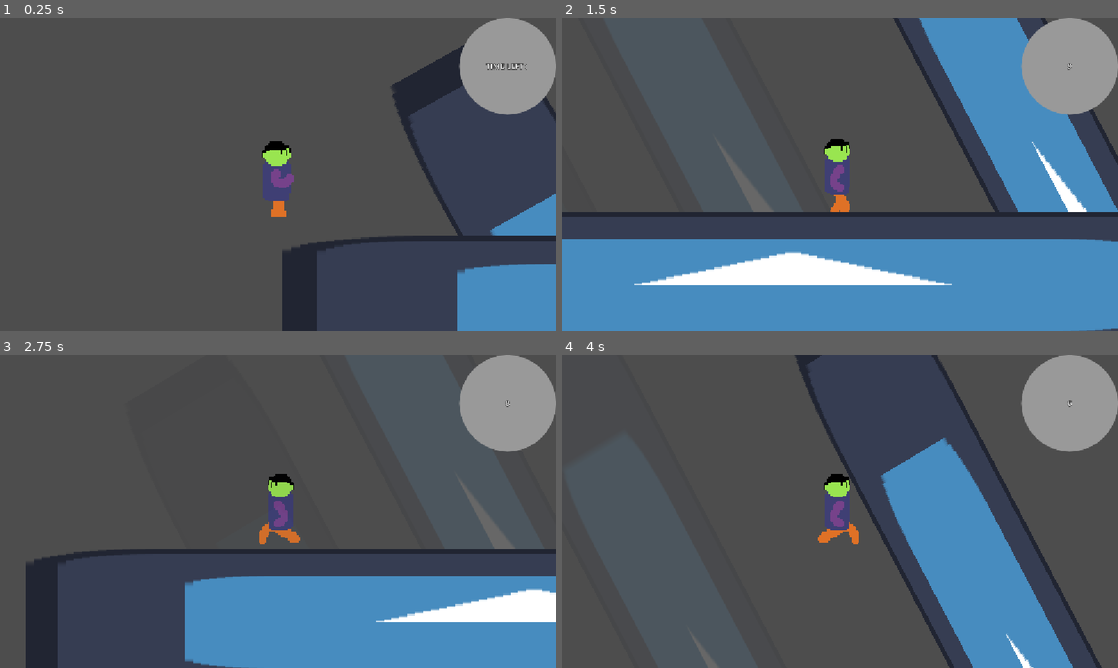
Above: before the commit, frames 1-4 (two rows, left to right).
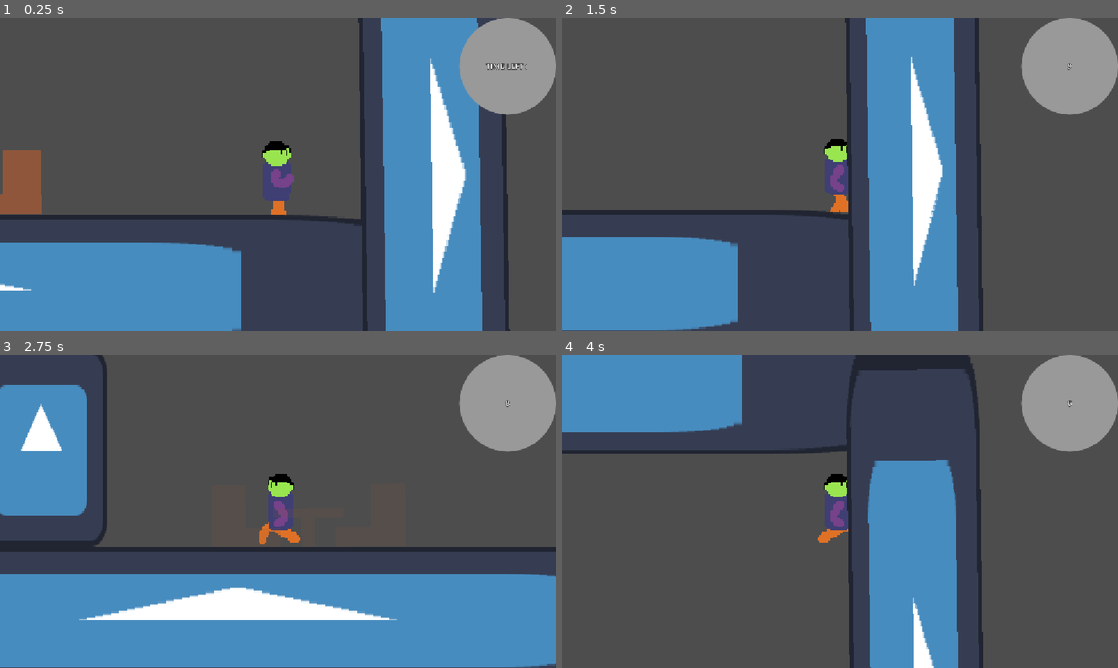
Above: after the commit, the same moments.

Repository: Tre1222/SHIFT
Game: Godot game, scene res://scenes/starter_house.tscn
Same seed, same stepped clock (60 frames per second), same inputs: the game is played once before the commit and once after it. The engine's default icon, where the game draws it, is replaced by a stand-in: a white triangle on a blue panel in a dark square.
Inputs:
- Up to frame 1 (0.25 s): no input
- Up to frame 2 (1.5 s): hold E (interact) 0.53-1.28 s; hold D (right) from 0.53 s (still down); tap Space (jump) at 0.77 s; tap E (interact) at 1.35 s
- Up to frame 3 (2.75 s): tap Space (jump) at 1.52 s; release D (right) at 2.03 s; hold A (left) from 2.03 s (still down); hold E (interact) from 2.03 s (still down)
- Up to frame 4 (4 s): release A (left) at 2.78 s; release E (interact) at 2.78 s; hold D (right) from 2.78 s (still down); tap E (interact) at 2.85 s; tap Space (jump) at 3.02, 3.77 s; hold E (interact) from 3.53 s (still down)

The runs differ from the first frame. In frame 1, 38% of the frame differs, in the area x 0-100%, y 0-100%; in frame 2, 40%; in frame 3, 25%; in frame 4, 26%.

Commit message:
started working on walking out the door to work. its bugged and not detecting

Diff:
--- a/project.godot
+++ b/project.godot
@@ -26,6 +26,10 @@
 [dotnet]
 
 project/assembly_name="SHIFT"
+
+[global_group]
+
+player=""
 
 [input]
 
--- a/scenes/player.tscn
+++ b/scenes/player.tscn
@@ -71,7 +71,7 @@
 [sub_resource type="RectangleShape2D" id="RectangleShape2D_fjrip"]
 size = Vector2(14, 47)
 
-[node name="Player" type="CharacterBody2D" unique_id=1509252998]
+[node name="Player" type="CharacterBody2D" unique_id=1509252998 groups=["player"]]
 z_index = -3
 script = ExtResource("1_g2els")
 speed = 400
--- /dev/null
+++ b/scenes/stairs.tscn
@@ -0,0 +1,26 @@
+[gd_scene format=3 uid="uid://ba0k8hvliw6ua"]
+
+[ext_resource type="Script" uid="uid://blawcopm4uomp" path="res://scripts/stairs.gd" id="1_qpode"]
+[ext_resource type="Texture2D" uid="uid://c213nlwfisil" path="res://assets/icon.svg" id="1_tpqne"]
+
+[sub_resource type="RectangleShape2D" id="RectangleShape2D_n6g7h"]
+size = Vector2(91, 128)
+
+[node name="stairs" type="Area2D" unique_id=1710332129]
+z_index = -4
+script = ExtResource("1_qpode")
+
+[node name="Sprite2D" type="Sprite2D" parent="." unique_id=412357056]
+scale = Vector2(0.70373553, 0.99100524)
+texture = ExtResource("1_tpqne")
+
+[node name="CollisionShape2D" type="CollisionShape2D" parent="." unique_id=1322052327]
+position = Vector2(0.5, 0)
+shape = SubResource("RectangleShape2D_n6g7h")
+
+[node name="Cooldown" type="Timer" parent="." unique_id=65883885]
+one_shot = true
+
+[connection signal="body_entered" from="." to="." method="_on_body_entered"]
+[connection signal="body_exited" from="." to="." method="_on_body_exited"]
+[connection signal="timeout" from="Cooldown" to="." method="_on_cooldown_timeout"]
--- a/scenes/starter_house.tscn
+++ b/scenes/starter_house.tscn
@@ -2,23 +2,29 @@
 
 [ext_resource type="Texture2D" uid="uid://c213nlwfisil" path="res://assets/icon.svg" id="1_caunk"]
 [ext_resource type="PackedScene" uid="uid://ku43kpxjl3ra" path="res://scenes/player.tscn" id="2_bbjjl"]
+[ext_resource type="Texture2D" uid="uid://by0s6mpmmppip" path="res://assets/table.png" id="3_08jst"]
+[ext_resource type="PackedScene" uid="uid://ba0k8hvliw6ua" path="res://scenes/stairs.tscn" id="3_75nti"]
+[ext_resource type="Script" uid="uid://rrkc1tqj814u" path="res://scripts/end_area.gd" id="5_amsp6"]
 
 [sub_resource type="RectangleShape2D" id="RectangleShape2D_caunk"]
-size = Vector2(128, 128)
+size = Vector2(119.43163, 124.54512)
+
+[sub_resource type="RectangleShape2D" id="RectangleShape2D_08jst"]
+size = Vector2(174.87842, 104.57579)
+
+[sub_resource type="RectangleShape2D" id="RectangleShape2D_amsp6"]
+size = Vector2(123.66731, 124.54512)
+
+[sub_resource type="RectangleShape2D" id="RectangleShape2D_pidbg"]
+size = Vector2(119.43163, 124.54512)
+
+[sub_resource type="RectangleShape2D" id="RectangleShape2D_n6g7h"]
+size = Vector2(128, 132)
 
 [node name="StarterHouse" type="Node2D" unique_id=1439251550]
 
-[node name="StaticBody2D" type="StaticBody2D" parent="." unique_id=1630520285]
-position = Vector2(348.00003, 280.99997)
-scale = Vector2(5.409675, 0.7065712)
-
-[node name="Sprite2D" type="Sprite2D" parent="StaticBody2D" unique_id=898233857]
-texture = ExtResource("1_caunk")
-
-[node name="CollisionShape2D" type="CollisionShape2D" parent="StaticBody2D" unique_id=1480992010]
-shape = SubResource("RectangleShape2D_caunk")
-
 [node name="Player" parent="." unique_id=1509252998 node_paths=PackedStringArray("front_node", "middle_node", "back_node") instance=ExtResource("2_bbjjl")]
+position = Vector2(574, -70)
 front_node = NodePath("../front")
 middle_node = NodePath("../middle")
 back_node = NodePath("../back")
@@ -27,7 +33,7 @@
 
 [node name="StaticBody2D2" type="StaticBody2D" parent="front" unique_id=730857546]
 z_index = -1
-position = Vector2(270.00003, 427.00003)
+position = Vector2(323, 702)
 rotation = 1.0605706
 scale = Vector2(5.4096746, 0.7065712)
 collision_layer = 2
@@ -43,22 +49,26 @@
 
 [node name="StaticBody2D2" type="StaticBody2D" parent="middle" unique_id=1432969555]
 z_index = -2
-position = Vector2(348.00003, 280.99997)
-rotation = 1.0605706
-scale = Vector2(5.4096746, 0.7065712)
+position = Vector2(360.00003, -68)
+rotation = -0.0099931955
+scale = Vector2(0.7661516, 0.4961553)
 collision_layer = 4
 
 [node name="Sprite2D" type="Sprite2D" parent="middle/StaticBody2D2" unique_id=1677763269]
-texture = ExtResource("1_caunk")
+texture_filter = 1
+scale = Vector2(6.19, 6.19)
+texture = ExtResource("3_08jst")
 
 [node name="CollisionShape2D" type="CollisionShape2D" parent="middle/StaticBody2D2" unique_id=577843545]
-shape = SubResource("RectangleShape2D_caunk")
+position = Vector2(-0.06530762, 20.06163)
+scale = Vector2(0.99999946, 0.9999994)
+shape = SubResource("RectangleShape2D_08jst")
 
 [node name="back" type="Node2D" parent="." unique_id=254717737]
 
 [node name="StaticBody2D2" type="StaticBody2D" parent="back" unique_id=1882226553]
 z_index = -3
-position = Vector2(565, 285.00003)
+position = Vector2(644, 626)
 rotation = 1.0605706
 scale = Vector2(5.4096746, 0.7065712)
 collision_layer = 8
@@ -68,3 +78,84 @@
 
 [node name="CollisionShape2D" type="CollisionShape2D" parent="back/StaticBody2D2" unique_id=1669295101]
 shape = SubResource("RectangleShape2D_caunk")
+
+[node name="stairs" type="Node2D" parent="back" unique_id=913513561]
+
+[node name="stairs" parent="back/stairs" unique_id=1710332129 node_paths=PackedStringArray("sister_stairs") instance=ExtResource("3_75nti")]
+position = Vector2(178, -107)
+sister_stairs = NodePath("../stairs2")
+
+[node name="stairs2" parent="back/stairs" unique_id=455155767 node_paths=PackedStringArray("sister_stairs") instance=ExtResource("3_75nti")]
+position = Vector2(172, 173)
+sister_stairs = NodePath("../stairs")
+
+[node name="All" type="Node2D" parent="." unique_id=821604092]
+
+[node name="BottomFloor" type="StaticBody2D" parent="All" unique_id=1630520285]
+position = Vector2(348.00003, 280.99997)
+scale = Vector2(5.409675, 0.7065712)
+
+[node name="Sprite2D" type="Sprite2D" parent="All/BottomFloor" unique_id=898233857]
+texture = ExtResource("1_caunk")
+
+[node name="CollisionShape2D" type="CollisionShape2D" parent="All/BottomFloor" unique_id=1480992010]
+position = Vector2(2.310669, 0)
+scale = Vector2(1.0000001, 1.0000001)
+shape = SubResource("RectangleShape2D_amsp6")
+
+[node name="TopFloor" type="StaticBody2D" parent="All" unique_id=222503891]
+position = Vector2(312.00003, 1.9999695)
+scale = Vector2(5.409675, 0.7065712)
+
+[node name="Sprite2D" type="Sprite2D" parent="All/TopFloor" unique_id=89133453]
+texture = ExtResource("1_caunk")
+
+[node name="CollisionShape2D" type="CollisionShape2D" parent="All/TopFloor" unique_id=1822720781]
+position = Vector2(0, 4.720688e-05)
+scale = Vector2(1.0000001, 1.0000001)
+shape = SubResource("RectangleShape2D_caunk")
+
+[node name="Roof" type="StaticBody2D" parent="All" unique_id=1685084520]
+position = Vector2(313.00003, -278.0001)
+scale = Vector2(5.409675, 0.7065712)
+
+[node name="Sprite2D" type="Sprite2D" parent="All/Roof" unique_id=52279955]
+texture = ExtResource("1_caunk")
+
+[node name="CollisionShape2D" type="CollisionShape2D" parent="All/Roof" unique_id=1583378889]
+position = Vector2(6.4619064, 0)
+scale = Vector2(1.0000001, 1.0000001)
+shape = SubResource("RectangleShape2D_caunk")
+
+[node name="Right Wall" type="StaticBody2D" parent="All" unique_id=1206270150]
+position = Vector2(669.99994, -68)
+rotation = 1.5559233
+scale = Vector2(3.645738, 0.7097419)
+
+[node name="Sprite2D" type="Sprite2D" parent="All/Right Wall" unique_id=682549311]
+texture = ExtResource("1_caunk")
+
+[node name="CollisionShape2D" type="CollisionShape2D" parent="All/Right Wall" unique_id=229518507]
+shape = SubResource("RectangleShape2D_pidbg")
+
+[node name="LeftWall" type="StaticBody2D" parent="All" unique_id=1682886378]
+position = Vector2(22, -7)
+rotation = 1.5559233
+scale = Vector2(5.409675, 0.7065712)
+
+[node name="Sprite2D" type="Sprite2D" parent="All/LeftWall" unique_id=748609381]
+texture = ExtResource("1_caunk")
+
+[node name="CollisionShape2D" type="CollisionShape2D" parent="All/LeftWall" unique_id=240356658]
+position = Vector2(0.14190722, -5.722046e-06)
+shape = SubResource("RectangleShape2D_caunk")
+
+[node name="EndArea" type="Area2D" parent="All" unique_id=988968675]
+position = Vector2(650, 183)
+collision_mask = 1048575
+script = ExtResource("5_amsp6")
+
+[node name="CollisionShape2D" type="CollisionShape2D" parent="All/EndArea" unique_id=1348688633]
+shape = SubResource("RectangleShape2D_n6g7h")
+
+[connection signal="body_entered" from="All/EndArea" to="All/EndArea" method="_on_body_entered"]
--- a/scripts/PlayerData.gd
+++ b/scripts/PlayerData.gd
@@ -6,6 +6,9 @@
 
 var time_out : bool = false
 
+var walked_out_door : bool = false
+
+var on_stairs_cooldown : bool = false
 
 var current_collision_layer : int = 2:
 	set(value):
--- /dev/null
+++ b/scripts/end_area.gd
@@ -0,0 +1,15 @@
+extends Area2D
+
+
+# Called when the node enters the scene tree for the first time.
+func _ready() -> void:
+	pass # Replace with function body.
+
+
+# Called every frame. 'delta' is the elapsed time since the previous frame.
+func _process(delta: float) -> void:
+	pass
+
+
+func _on_body_entered(body: Node2D) -> void:
+	PlayerData.walked_out_door = true
--- a/scripts/player.gd
+++ b/scripts/player.gd
@@ -145,5 +145,5 @@
 			pass
 		state.jumping:
 			pass
-	if !PlayerData.time_out:
+	if !PlayerData.time_out or !PlayerData.walked_out_door:
 		move_and_slide()
--- /dev/null
+++ b/scripts/stairs.gd
@@ -0,0 +1,40 @@
+extends Area2D
+
+
+
+var inside : bool = false
+@onready var cooldown_timer : Timer = get_node("Cooldown")
+
+var player : Node2D = null
+
+@export var sister_stairs : Area2D
+
+func _input(event: InputEvent) -> void:
+	if !inside or PlayerData.on_stairs_cooldown or PlayerData.current_collision_layer != 3:
+		return
+
+	if event.is_action_pressed("interact"):
+		if player == null:
+			return
+		PlayerData.on_stairs_cooldown = true
+		cooldown_timer.start()
+		player.global_position = sister_stairs.global_position
+
+func _on_body_entered(body: Node2D) -> void:
+	if !body.is_in_group("player"):
+		return
+
+	player = body
+
+	inside = true
+
+func _on_body_exited(body: Node2D) -> void:
+	if !body.is_in_group("player"):
+		return
+
+
+	inside = false
+
+
+func _on_cooldown_timeout() -> void:
+	PlayerData.on_stairs_cooldown = false
Binary file added: assets/table.png
Not shown, added: assets/table.png.import
Not shown, added: scripts/end_area.gd.uid
Not shown, added: scripts/stairs.gd.uid
